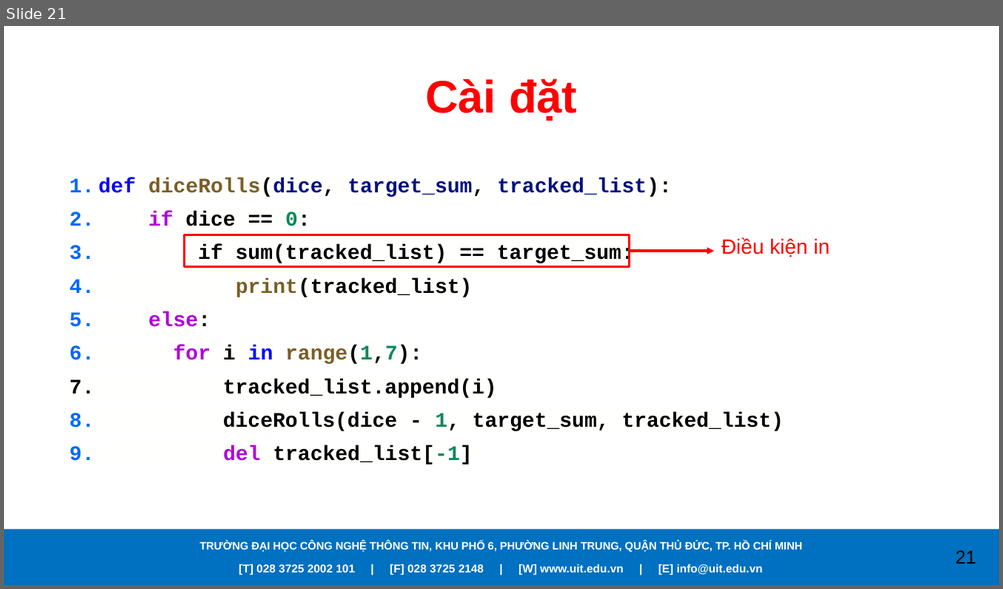
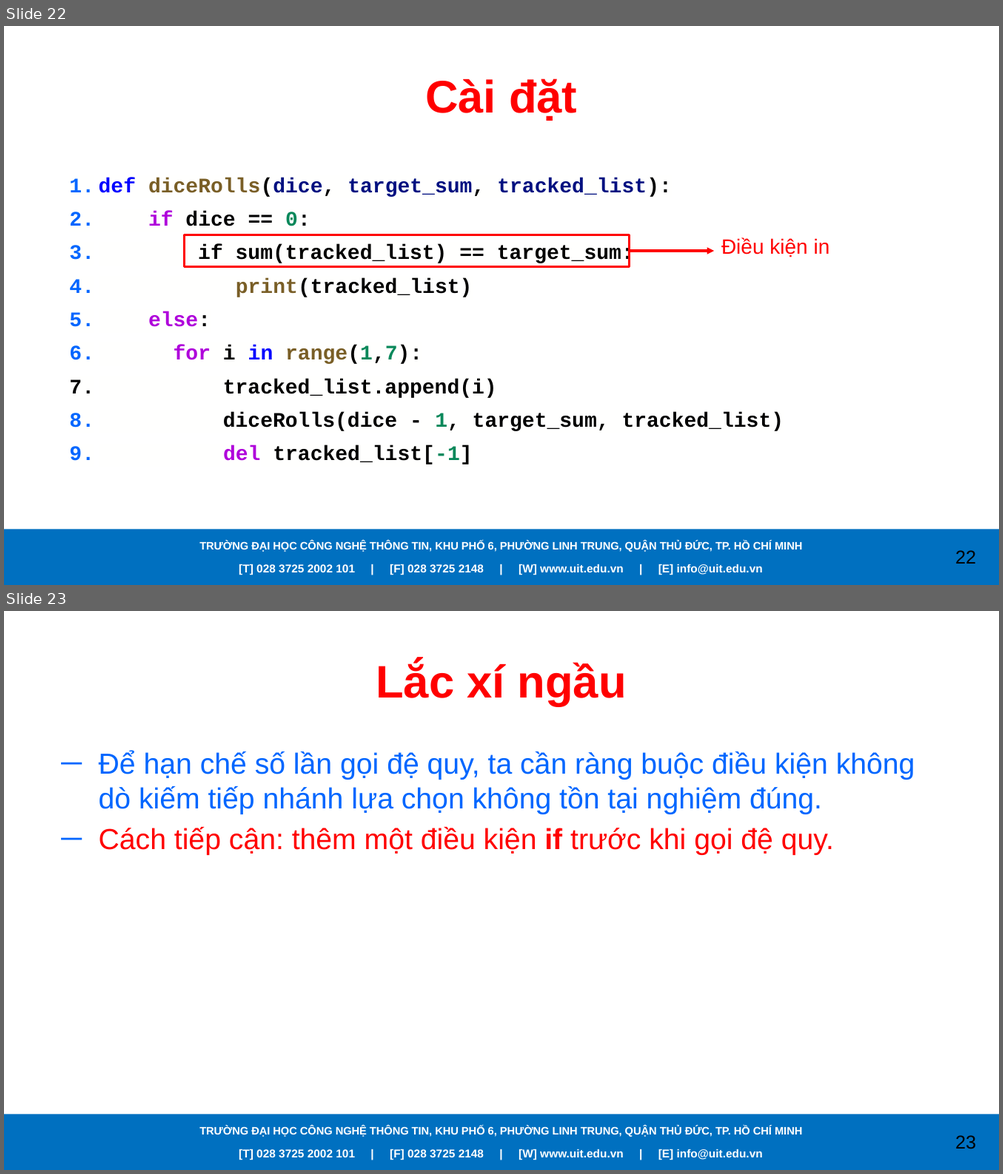
Before and after one commit to caodoanh2001/CS112.L21.KHMT, a slide deck: Seminar/Backtracking.pptx. Shown one above the other, each under a label of ours: slide 21 before the commit, slides 22 and 23 after it. The pictures are 1003x589 and 1003x1174 pixels, drawn with LibreOffice and Linux fonts; fonts in the diff are those of the drawing; background and template pictures are left out. Boxes give left, top, right and bottom in pixels: in the first picture for what was removed or moved away, otherwise in the second. Text is boxed around its words. In the diff, an @@ line names an element or a change of style, - is before the commit and + after.

```diff
--- a/Seminar/Backtracking.pptx
+++ b/Seminar/Backtracking.pptx
@@ slide 23 added at (4, 611, 999, 1170), background picture (left out); not listed: 4 template elements that a slide beside it also shows @@
@@ title added at (375, 661, 626, 706), 44 pt, text #FF0000, bold @@
+Lắc xí ngầu
@@ text added at (99, 751, 915, 855), 28 pt, text #0066FF @@
+─ Để hạn chế số lần gọi đệ quy, ta cần ràng buộc điều kiện không dò kiếm tiếp nhánh lựa chọn không tồn tại nghiệm đúng.
+─ Cách tiếp cận: thêm một điều kiện if trước khi gọi đệ quy.
@@ what was slide 21 is now slide 22 @@
@@ page number at (955, 551, 976, 564): text changed @@
-21
+22
```
Also in this commit, not shown: 8 slides changed, 3 other slides added, 2 slides removed.
